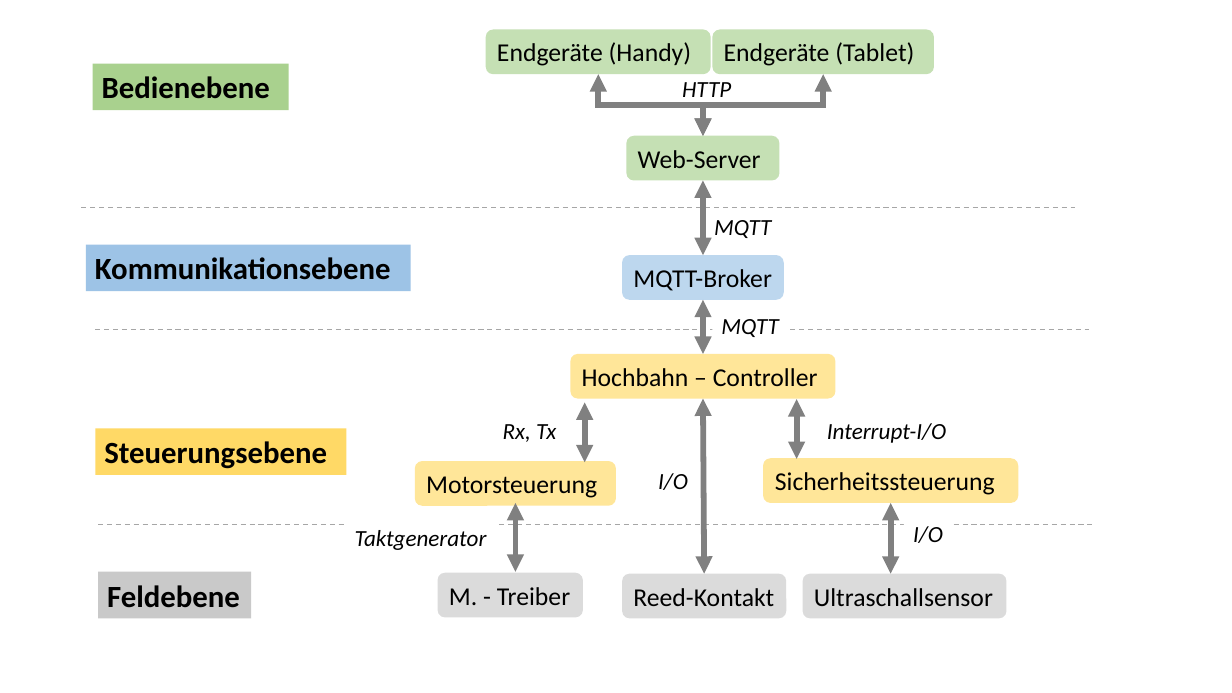
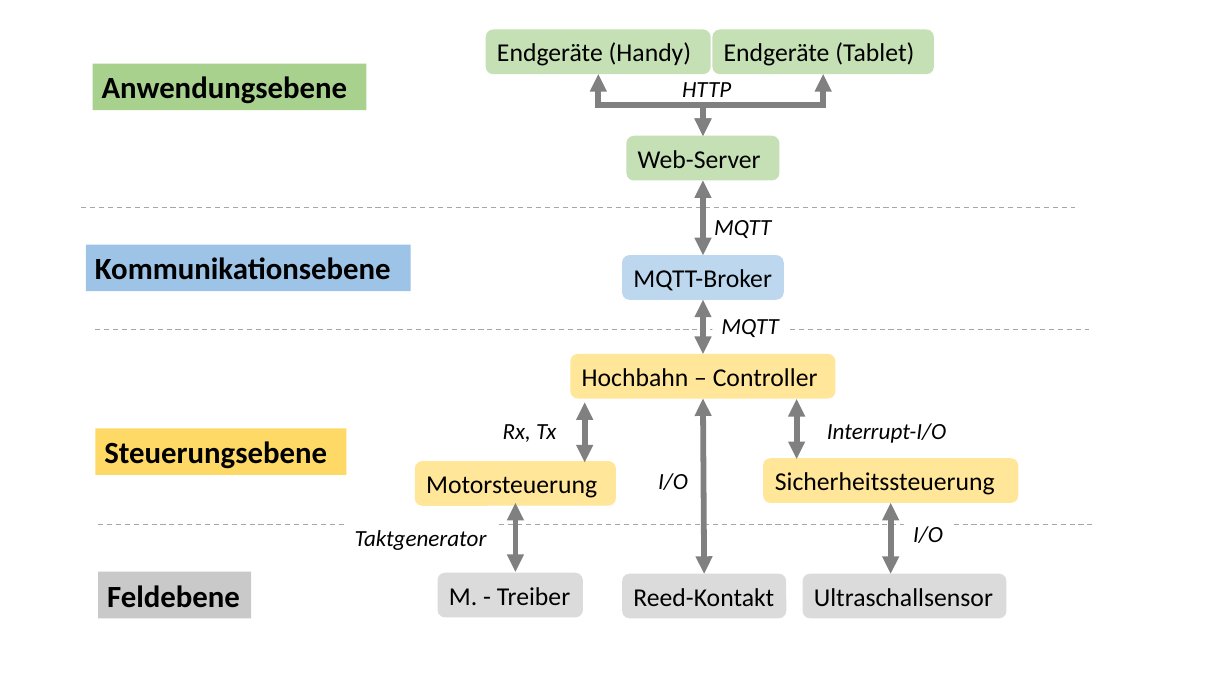
Before and after one commit to Purdbull/Studienarbeit, a slide deck: slide 2 of Doku/externalFiles/Schnittstellen.pptx. Drawn at 1232x693 pixels with LibreOffice and Linux fonts; fonts in the diff are those of the drawing. Boxes give left, top, right and bottom in pixels: in the first picture for what was removed or moved away, otherwise in the second. Text is boxed around its words. In the diff, an @@ line names an element or a change of style, - is before the commit and + after.

```diff
--- a/Doku/externalFiles/Schnittstellen.pptx
+++ b/Doku/externalFiles/Schnittstellen.pptx
@@ rectangle "Anwendungsebene": place and size @@
-rectangle "Anwendungsebene" at [92,64,288,110]
+rectangle "Anwendungsebene" at [92,64,366,110]
@@ text in rectangle at [102,76,348,104]: text changed @@
-Bedienebene
+Anwendungsebene
```
Also in this commit, not shown: 31 other files.
